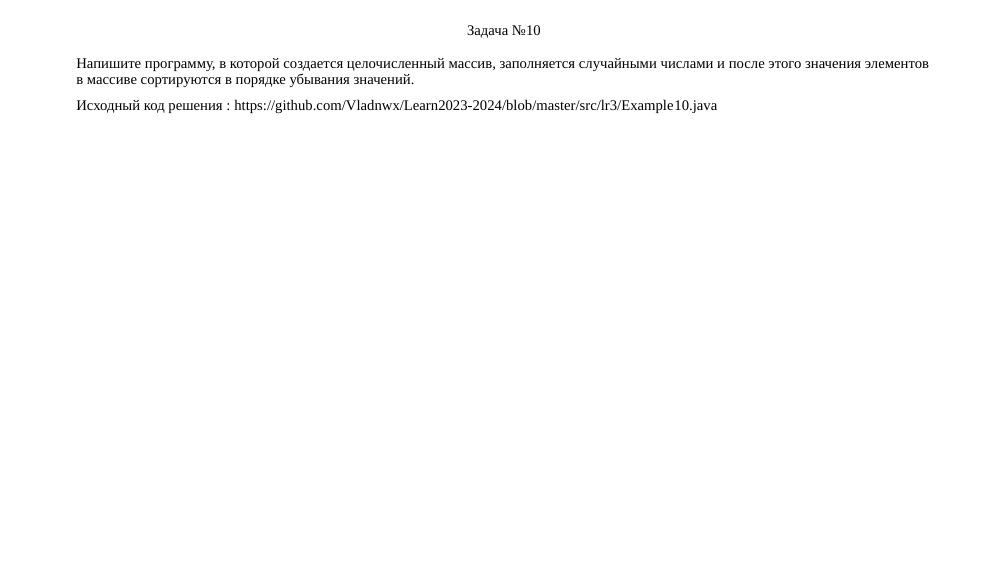
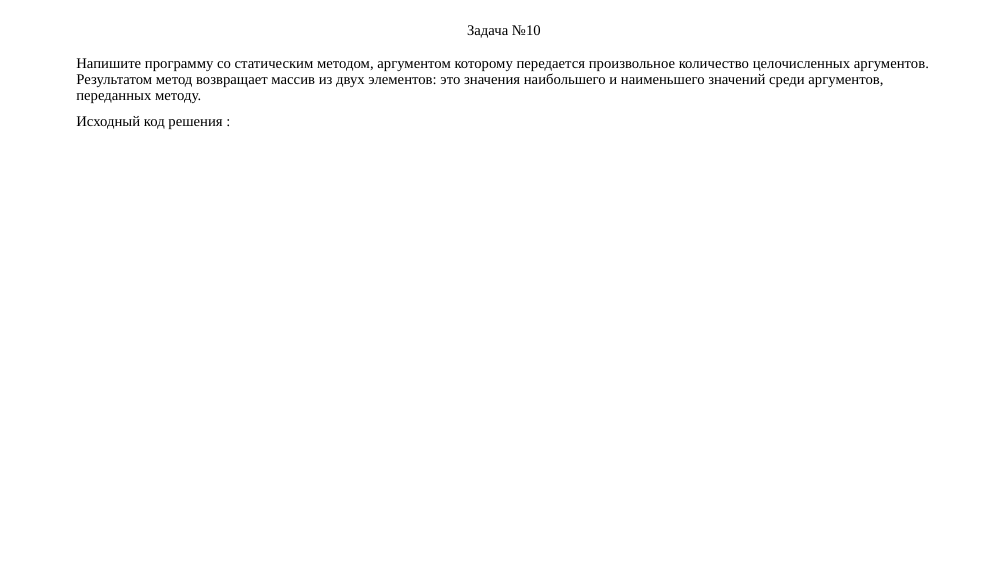
Before and after one commit to Vladnwx/Learn2023-2024, a slide deck: slide 12 of src/lr6/РИЗ-130916у Савельев В.Н. Отчет о выполнении ЛР6.pptx. Drawn at 1008x567 pixels with LibreOffice and Linux fonts; fonts in the diff are those of the drawing. Boxes give left, top, right and bottom in pixels: in the first picture for what was removed or moved away, otherwise in the second. Text is boxed around its words. In the diff, an @@ line names an element or a change of style, - is before the commit and + after.

```diff
--- a/src/lr6/РИЗ-130916у Савельев В.Н. Отчет о выполнении ЛР6.pptx
+++ b/src/lr6/РИЗ-130916у Савельев В.Н. Отчет о выполнении ЛР6.pptx
@@ text at bbox=[76, 58, 929, 129]: text changed @@
-Напишите программу, в которой создается целочисленный массив, заполняется случайными числами и после этого значения элементов в массиве сортируются в порядке убывания значений.
-Исходный код решения : https://github.com/Vladnwx/Learn2023-2024/blob/master/src/lr3/Example10.java
+Напишите программу со статическим методом, аргументом которому передается произвольное количество целочисленных аргументов. Результатом метод возвращает массив из двух элементов: это значения наибольшего и наименьшего значений среди аргументов, переданных методу.
+Исходный код решения :
```
Also in this commit, not shown: 12 other slides changed, 2 other files.
